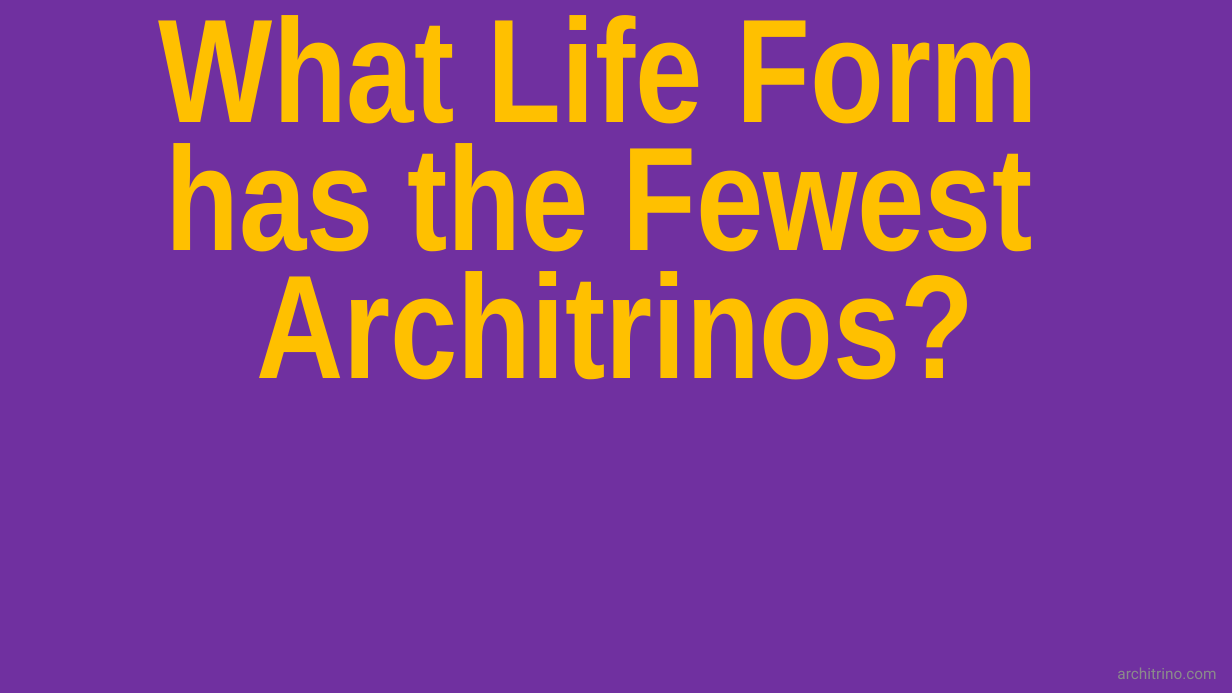
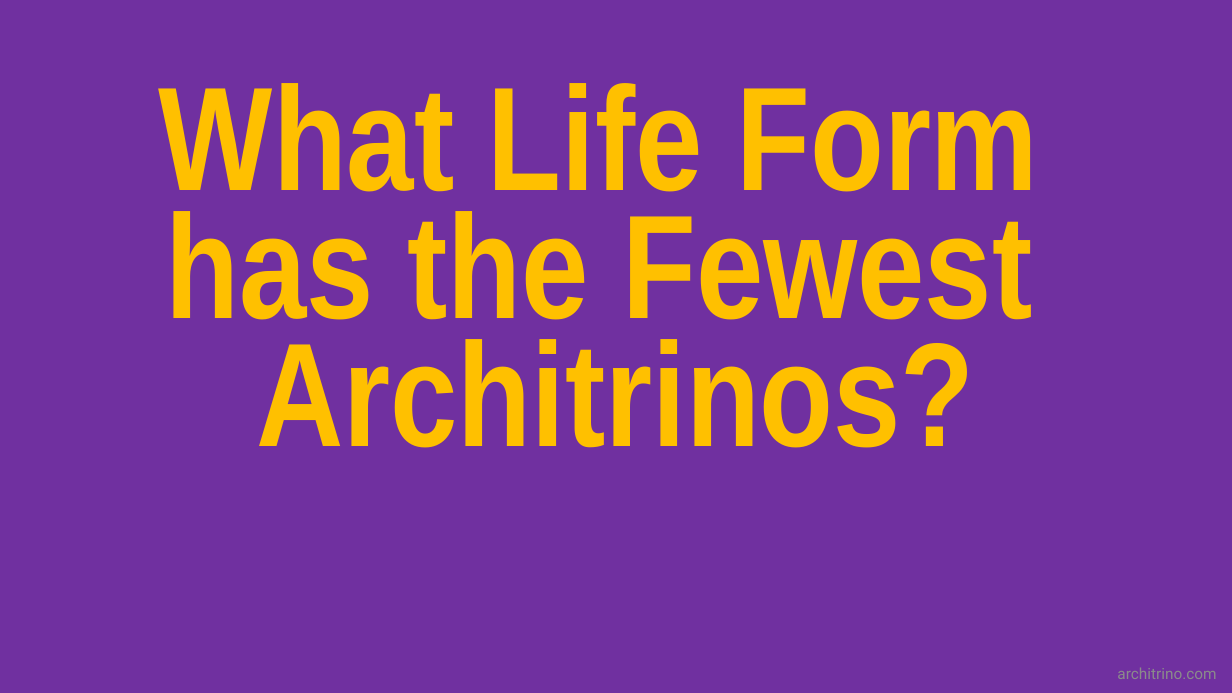
Before and after one commit to jmarkmorris/architrino, a slide deck: slide 1 of reference/archie/presentations/NPQG Assemblies - Early Life.pptx. Drawn at 1232x693 pixels with LibreOffice and Linux fonts; fonts in the diff are those of the drawing. Boxes give left, top, right and bottom in pixels: in the first picture for what was removed or moved away, otherwise in the second. Text is boxed around its words. In the diff, an @@ line names an element or a change of style, - is before the commit and + after.

```diff
--- a/reference/archie/presentations/NPQG Assemblies - Early Life.pptx
+++ b/reference/archie/presentations/NPQG Assemblies - Early Life.pptx
@@ text "What Life Form has the ...": place and size @@
-text "What Life Form has the ..." at <box>159,15,1038,380</box>
+text "What Life Form has the ..." at <box>159,83,1038,448</box>
```
Also in this commit, not shown: 6 other files.
